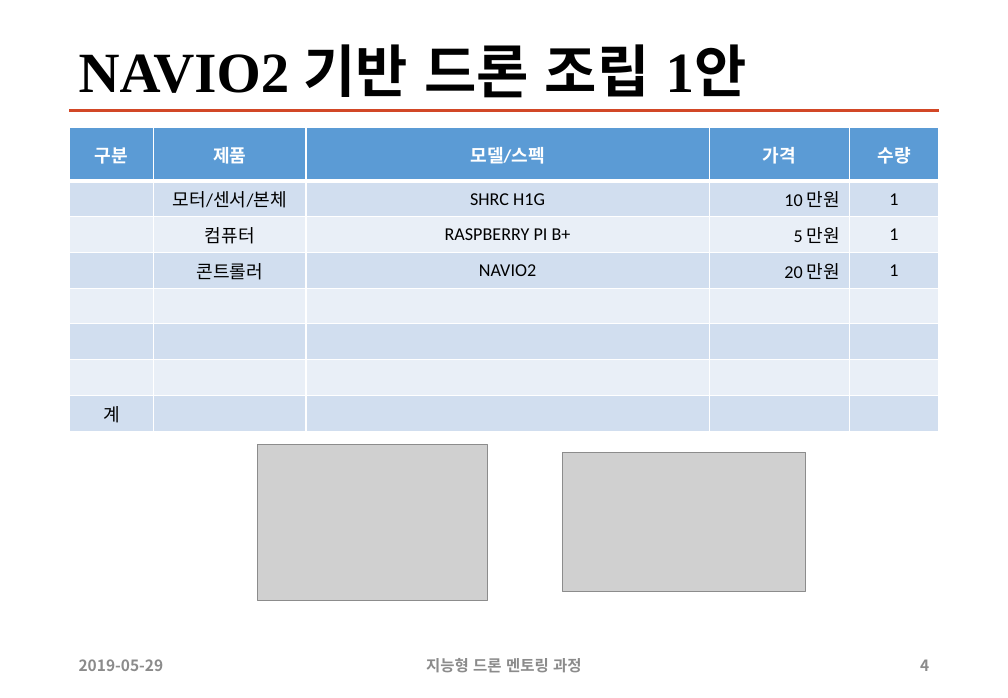
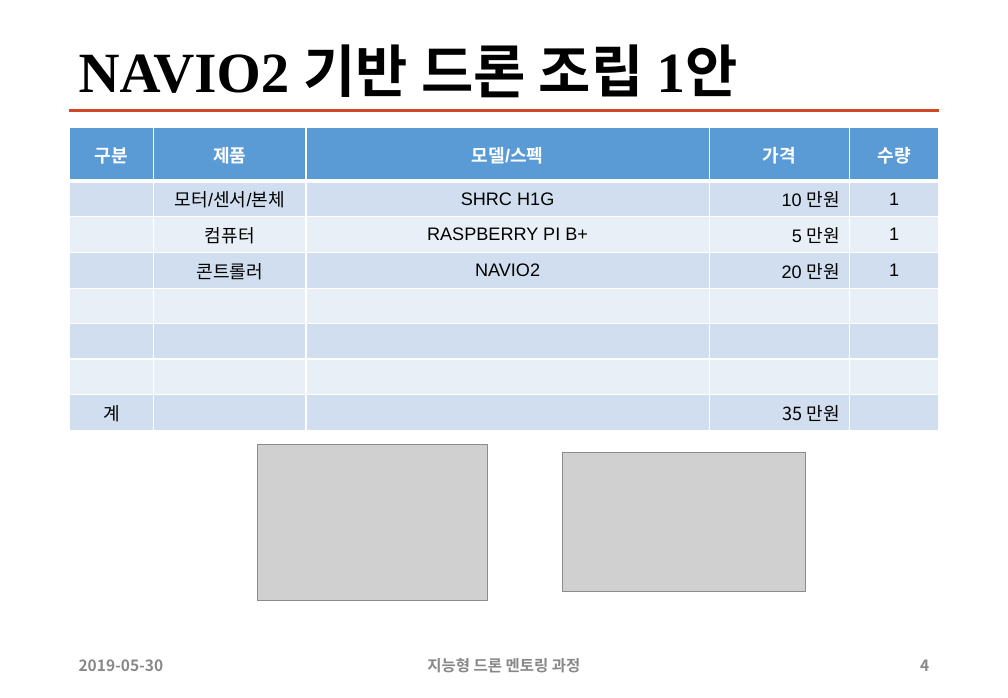
Before and after one commit to sunabove/autopilot_doc, a slide deck: slide 4 of 120 구매/107 지능형 드론 멘토링 HW 구매 목록 19년 5월 V1.1.pptx. Drawn at 1008x698 pixels with LibreOffice and Linux fonts; fonts in the diff are those of the drawing; grey boxes stand for pictures. Boxes give left, top, right and bottom in pixels: in the first picture for what was removed or moved away, otherwise in the second. Text is boxed around its words. In the diff, an @@ line names an element or a change of style, - is before the commit and + after.

```diff
--- a/120 구매/107 지능형 드론 멘토링 HW 구매 목록 19년 5월 V1.1.pptx
+++ b/120 구매/107 지능형 드론 멘토링 HW 구매 목록 19년 5월 V1.1.pptx
@@ title "NAVIO2 기반 드론 조립 1안" rewrapped from (79, 44, 747, 98) to (79, 44, 738, 98) @@
@@ table at (69, 128, 939, 433) @@
-row 8, column 4: 
+row 8, column 4: 35 만원
@@ fill #D2DEEF to #D0DEEF in 20 cells @@
@@ fill #EAEFF7 to #E9EFF7 in 15 cells @@
@@ font Calibri to Arial in "구분", "제품", "모델/스펙", "가격" and 12 more places @@
@@ text at (79, 659, 164, 671): text changed; text colour #8C8C8C to #888888 @@
-2019-05-29
+2019-05-30
@@ text "지능형 드론 멘토링 과정" at (427, 658, 580, 673): text colour #8C8C8C to #888888 @@
```
Also in this commit, not shown: 9 other slides changed, 7 other files.
